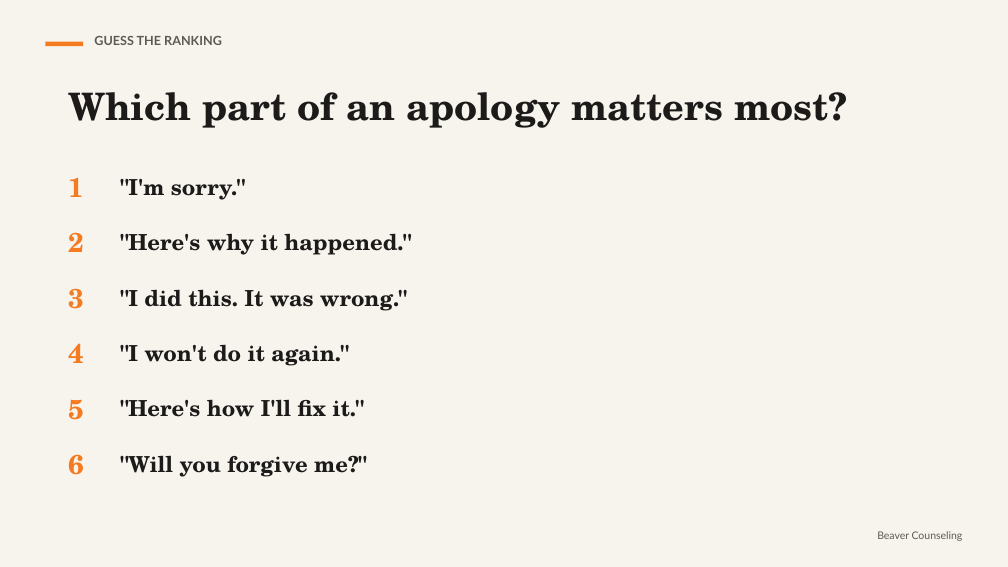
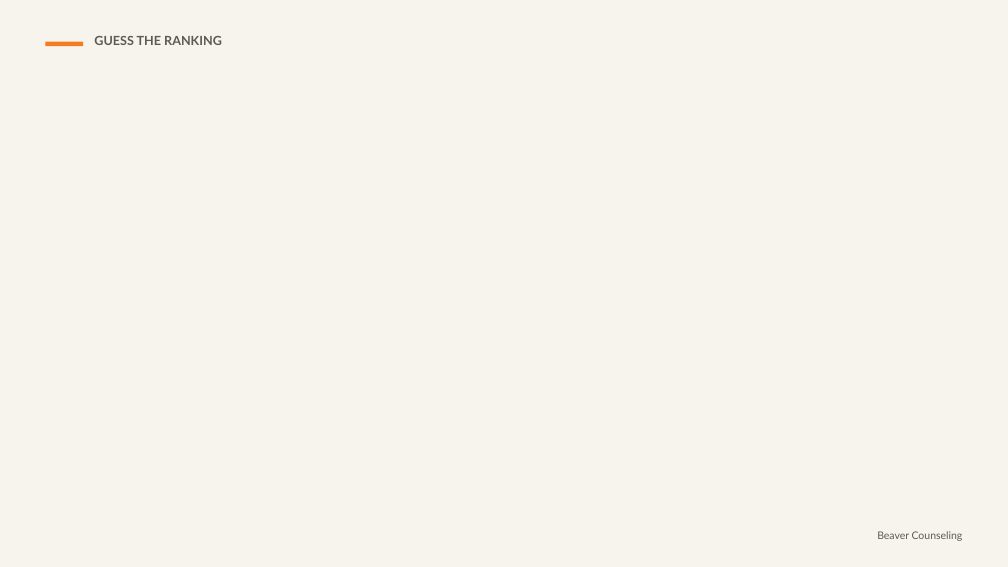
Before and after one commit to rmwtoolkit/bcds-toolkit, a slide deck: slide 3 of decks/the-repair-kit-lesson-v2.pptx. Drawn at 1008x567 pixels with LibreOffice and Linux fonts; fonts in the diff are those of the drawing; background and template pictures are left out. Boxes give left, top, right and bottom in pixels: in the first picture for what was removed or moved away, otherwise in the second. Text is boxed around its words. In the diff, an @@ line names an element or a change of style, - is before the commit and + after.

```diff
--- a/decks/the-repair-kit-lesson-v2.pptx
+++ b/decks/the-repair-kit-lesson-v2.pptx
@@ text removed at [68, 92, 847, 128] @@
-Which part of an apology matters most?
@@ text removed at [68, 177, 84, 197] @@
-1
@@ text removed at [121, 179, 245, 200] @@
-"I'm sorry."
@@ text removed at [68, 232, 84, 252] @@
-2
@@ text removed at [121, 233, 411, 255] @@
-"Here's why it happened."
@@ text removed at [68, 288, 84, 309] @@
-3
@@ text removed at [121, 289, 407, 311] @@
-"I did this. It was wrong."
@@ text removed at [68, 343, 84, 363] @@
-4
@@ text removed at [121, 344, 348, 366] @@
-"I won't do it again."
@@ text removed at [68, 399, 84, 420] @@
-5
@@ text removed at [121, 399, 363, 417] @@
-"Here's how I'll fix it."
@@ text removed at [68, 454, 84, 475] @@
-6
@@ text removed at [121, 455, 366, 477] @@
-"Will you forgive me?"
```
Also in this commit, not shown: 12 other slides changed, 7 slides added, 12 other files.
